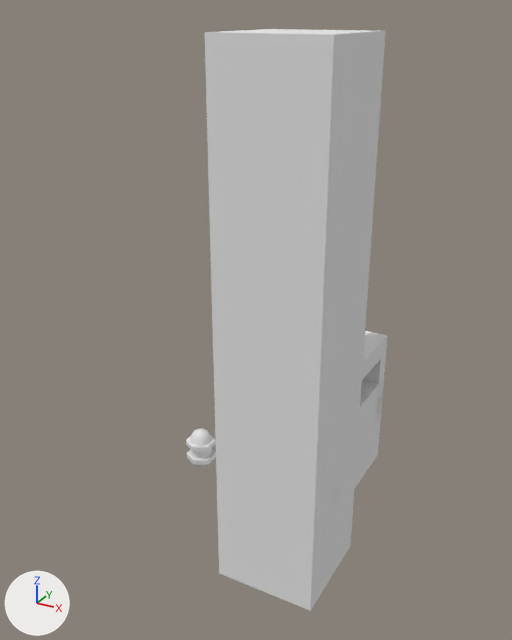
An edit to the Blender file SS5R-Source/Assets/Models.blend, drawn before and after from the same camera.
Both versions are drawn from a camera (50 mm lens) standing at (3.46, -5.12, 4.16) and looking at (0.42, 0.4, 1.39). Lighting does not change. The marker at lower left points along +X, +Y and +Z.

Script lines for the objects in view, before the commit:
```python
me_cube = bpy.data.meshes.new('Cube')
me_cube.from_pydata(...)  # a box spanning x -0.5..0.5, y -0.5..0.5, z -0.5..0.5
me_cube.materials.append(mat_material)  # its picture is missing
me_cube_002 = bpy.data.meshes.new('Cube.002')
me_cube_002.from_pydata(...)  # a box spanning x -0.5..0.5, y -1.0..0.0, z -0.5..0.5; a box spanning x -0.5..0.5, y 3.0..4.0, z -0.5..0.5
me_cube_002.materials.append(mat_material_002)  # its picture is missing
me_cube_003 = bpy.data.meshes.new('Cube.003')
me_cube_003.from_pydata(...)  # 16 vertices, 14 faces; spans x -0.5..0.5, y 0.0..3.0, z -0.5..0.5
me_cube_003.materials.append(mat_material_002)  # its picture is missing
me_cube_005 = bpy.data.meshes.new('Cube.005')
me_cube_005.from_pydata(...)  # 48 vertices, 46 faces; spans x -0.5..0.5, y 0.0..1.0, z -0.5..0.5
me_cube_005.materials.append(mat_material_003)  # its picture is missing
me_cylinder = bpy.data.meshes.new('Cylinder')
me_cylinder.from_pydata(...)  # 170 vertices, 128 faces; spans x -0.13..0.13, y -0.15..0.15, z -0.161..0.244
ob_ground = bpy.data.objects.new('Ground', me_cube_002)
ob_ground.location = (1.0, 0.0, 0.0)
ob_ground.rotation_euler = (1.571, 0.0, 0.0)  # degrees (90, 0, 0)
ob_proximitysensor = bpy.data.objects.new('ProximitySensor', me_cylinder)
ob_proximitysensor.location = (0.0, 0.0, 0.0)
ob_referencecube = bpy.data.objects.new('ReferenceCube', me_cube)
ob_referencecube.location = (0.9, 1.0, 0.0)
ob_referencecube.rotation_euler = (1.571, 0.0, 0.0)  # degrees (90, 0, 0)
ob_table = bpy.data.objects.new('Table', me_cube_005)
ob_table.location = (0.9, 1.0, 0.0)
ob_table.rotation_euler = (1.571, 0.0, 0.0)  # degrees (90, 0, 0)
ob_wall = bpy.data.objects.new('Wall', me_cube_003)
ob_wall.location = (1.0, 0.0, 0.0)
ob_wall.rotation_euler = (1.571, 0.0, 0.0)  # degrees (90, 0, 0)
```
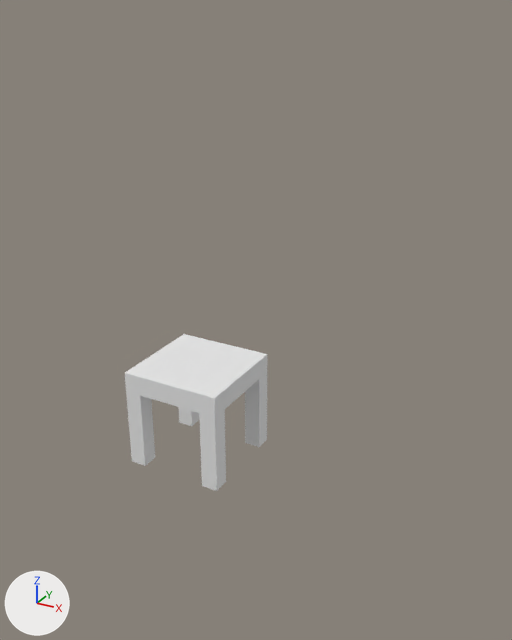
The change, as a list of edits to the scene's bpy script:
```text
Change ob_proximitysensor:
    add ob_proximitysensor.hide_set(True)  # its collection is switched off
Change ob_wall:
    add ob_wall.hide_set(True)  # its collection is switched off
Change ob_referencecube:
    add ob_referencecube.hide_set(True)  # its collection is switched off
Change ob_ground:
    add ob_ground.hide_set(True)  # its collection is switched off
Change ob_table:
    ob_table.location: (0.9, 1.0, 0.0) -> (0.0, 0.0, 0.0)
```

Boxes [x1, y1, x2, y2] around the edits, measured in the pictures (512 x 640 px):
'Wall', hidden
    before: [208, 162, 377, 525]
'Ground', hidden
    before: [205, 29, 385, 611]
'Table', moved
    before: [362, 331, 387, 422]
    after: [125, 334, 268, 491]
'ReferenceCube', hidden
    before: [355, 379, 384, 488]
'ProximitySensor', hidden
    before: [186, 428, 216, 466]
